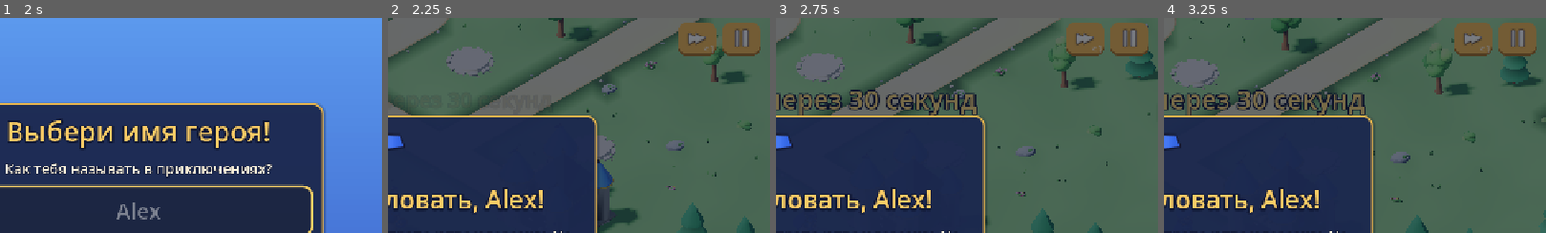
Above: before the commit, frames 1-4 (left to right).
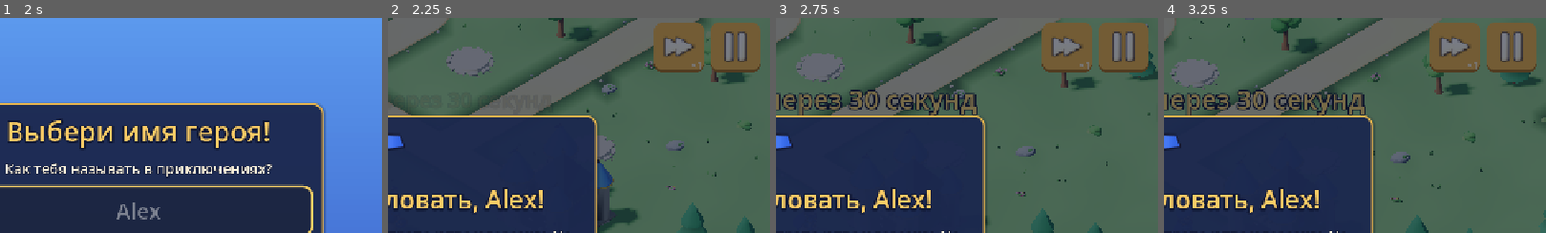
Above: after the commit, the same moments.

Repository: glebanya13/tinyguard
Game: Godot game, scene res://scenes/boot.tscn
The game is run twice, just before and just after one commit, with the same random seed, the same clock (stepped at 60 frames per second) and the same inputs.
Inputs (mouse positions are % of the whole screen's width and height, from its top left):
- Up to frame 1 (2 s): click (68, 45) at 0.52 s; type "Alex" at 0.6 s; click "Вперёд!" at 1.25 s
- Up to frame 2 (2.25 s): tap Enter at 2 s; move the mouse to (72, 45) at 2.02 s; hold D (move_right) from 2.03 s (still down); tap Space (attack) at 2.1 s; click (72, 45) at 2.17 s
- Up to frame 3 (2.75 s): keep holding D (move_right)
- Up to frame 4 (3.25 s): release D (move_right) at 2.75 s; drag from (30, 55) to (45, 70) at 2.77 s
The pictures show only the part of the screen within x 50-100%, y 0-50%; the shares and areas given below are measured in that part.

Frame 1 is identical in both runs. In frame 2, 4.7% of the frame differs, in the area x 69-98%, y 2-26%; in frame 3, 4.7%; in frame 4, 4.7%.

Commit message:
UI: touch targets of HUD and map buttons raised to 84 canvas px (48 dp); tools/measure_buttons.gd
Co-Authored-By: Claude Sonnet 5.5 <noreply@anthropic.com>

Diff:
--- a/scenes/level_select.tscn
+++ b/scenes/level_select.tscn
@@ -122,7 +122,7 @@
 text = "0 / 24"
 
 [node name="TreasuryButton" type="Button" parent="UI/Root/TopRight"]
-custom_minimum_size = Vector2(170, 60)
+custom_minimum_size = Vector2(170, 84)
 layout_mode = 2
 focus_mode = 0
 theme_override_constants/icon_max_width = 44
@@ -143,7 +143,7 @@
 
 [node name="RecordsButton" type="Button" parent="UI/Root/TopRight"]
 visible = false
-custom_minimum_size = Vector2(170, 60)
+custom_minimum_size = Vector2(170, 84)
 layout_mode = 2
 focus_mode = 0
 theme_override_constants/icon_max_width = 40
@@ -151,7 +151,7 @@
 icon = ExtResource("i_crown")
 
 [node name="SoundButton" type="Button" parent="UI/Root/TopRight"]
-custom_minimum_size = Vector2(64, 60)
+custom_minimum_size = Vector2(84, 84)
 layout_mode = 2
 focus_mode = 0
 theme_override_constants/icon_max_width = 40
@@ -221,14 +221,14 @@
 alignment = 1
 
 [node name="PlayButton" type="Button" parent="UI/Root/Info/Content/Buttons"]
-custom_minimum_size = Vector2(240, 64)
+custom_minimum_size = Vector2(240, 84)
 layout_mode = 2
 focus_mode = 0
 text = "Играть"
 icon = ExtResource("i_play")
 
 [node name="EndlessButton" type="Button" parent="UI/Root/Info/Content/Buttons"]
-custom_minimum_size = Vector2(300, 64)
+custom_minimum_size = Vector2(300, 84)
 layout_mode = 2
 focus_mode = 0
 theme_type_variation = &"SecondaryButton"
@@ -276,7 +276,7 @@
 theme_override_constants/separation = 12
 
 [node name="Icon" type="TextureRect" parent="UI/Root/Treasury/Panel/Content/Header"]
-custom_minimum_size = Vector2(64, 64)
+custom_minimum_size = Vector2(48, 48)
 layout_mode = 2
 mouse_filter = 2
 texture = ExtResource("i_chest")
@@ -333,7 +333,7 @@
 alignment = 1
 
 [node name="ResetButton" type="Button" parent="UI/Root/Treasury/Panel/Content/Footer"]
-custom_minimum_size = Vector2(260, 58)
+custom_minimum_size = Vector2(260, 84)
 layout_mode = 2
 focus_mode = 0
 theme_type_variation = &"SecondaryButton"
@@ -341,7 +341,7 @@
 text = "Вернуть звёзды"
 
 [node name="CloseButton" type="Button" parent="UI/Root/Treasury/Panel/Content/Footer"]
-custom_minimum_size = Vector2(220, 58)
+custom_minimum_size = Vector2(220, 84)
 layout_mode = 2
 focus_mode = 0
 text = "Готово"
--- a/scripts/level_select.gd
+++ b/scripts/level_select.gd
@@ -217,7 +217,7 @@
 	box.add_child(effect)
 	var buy := Button.new()
 	buy.focus_mode = Control.FOCUS_NONE
-	buy.custom_minimum_size = Vector2(0, 50)
+	buy.custom_minimum_size = Vector2(0, 84)
 	buy.add_theme_font_size_override("font_size", 20)
 	var cost: int = Perks.next_cost(perk)
 	if cost < 0:
@@ -297,7 +297,7 @@
 		var button := Button.new()
 		button.text = spec[0]
 		button.focus_mode = Control.FOCUS_NONE
-		button.custom_minimum_size = Vector2(180, 56)
+		button.custom_minimum_size = Vector2(180, 84)
 		if spec[2]:
 			button.theme_type_variation = &"SecondaryButton"
 		button.pressed.connect(spec[1])
@@ -334,7 +334,7 @@
 ## Profile button, sync status line and the account panel (scripts/account_panel.gd).
 func _build_account_ui() -> void:
 	var button := Button.new()
-	button.custom_minimum_size = Vector2(64, 60)
+	button.custom_minimum_size = Vector2(84, 84)
 	button.focus_mode = Control.FOCUS_NONE
 	button.icon = PROFILE_ICON
 	button.icon_alignment = HORIZONTAL_ALIGNMENT_CENTER
--- /dev/null
+++ b/tools/measure_buttons.gd
@@ -0,0 +1,76 @@
+extends SceneTree
+## Lists visible buttons smaller than 48 dp (84 canvas px = 48 dp on a 1080p, 420 dpi phone;
+## canvas height 720) on the map, a level with a selected tower and the tutorial.
+## Needs a window: godot --path . --rendering-driver opengl3 --resolution 2160x1080 \
+##   --script res://tools/measure_buttons.gd
+
+const MIN_SIDE := 84.0
+
+
+func _initialize() -> void:
+	LevelCatalog.save_path = "user://measure_buttons.cfg"
+	LevelCatalog.erase_all()
+	Onboarding.set_local_nickname("Тест", "тест", false)
+	for id in [1, 2, 3]:
+		LevelCatalog.complete(id, 3)
+	_run.call_deferred()
+
+
+func _run() -> void:
+	LevelCatalog.selected_id = 3
+	change_scene_to_file("res://scenes/level_select.tscn")
+	await _frames(30)
+	_report("map")
+	current_scene.call("_open_treasury")
+	await _frames(10)
+	_report("treasury")
+	var main: Node = (load("res://scenes/main.tscn") as PackedScene).instantiate()
+	main.get_node("HUD").set("_touch", true)
+	root.remove_child(current_scene)
+	root.add_child(main)
+	current_scene = main
+	await _frames(10)
+	var gs: GameState = main.get_node("GameState")
+	var bm: BuildManager = main.get_node("BuildManager")
+	gs.add_gold(500)
+	gs.add_wood(500)
+	var slot: TowerSlot = get_nodes_in_group(TowerSlot.GROUP)[0]
+	bm.select_slot(slot)
+	await _frames(10)
+	_report("level, free slot")
+	bm.build_on(slot, bm.tower_types[0])
+	bm.clear_selection()
+	bm.select_slot(slot)
+	await _frames(10)
+	_report("level, tower selected")
+	main.get_node("HUD").call("show_pause_menu")
+	await _frames(10)
+	_report("level, pause menu")
+	quit()
+
+
+func _frames(n: int) -> void:
+	for i in n:
+		await process_frame
+
+
+func _report(label: String) -> void:
+	var scale: float = float(DisplayServer.window_get_size().y) / 720.0
+	print("== %s (window %s)" % [label, DisplayServer.window_get_size()])
+	var small: int = 0
+	for node: Node in _all(root):
+		var button := node as BaseButton
+		if button == null or not button.is_visible_in_tree():
+			continue
+		var r: Rect2 = button.get_global_rect()
+		if r.size.x < MIN_SIDE or r.size.y < MIN_SIDE:
+			small += 1
+			print("  small %s %s canvas px" % [button.get_path(), r.size.round()])
+	print("  small buttons: %d (1 canvas px = %.2f window px)" % [small, scale])
+
+
+func _all(node: Node) -> Array[Node]:
+	var out: Array[Node] = [node]
+	for child in node.get_children():
+		out.append_array(_all(child))
+	return out
--- /dev/null
+++ b/tools/shot_store.gd
@@ -0,0 +1,226 @@
+extends SceneTree
+## Google Play screenshots: real game scenes on a desktop window, deterministic
+## (--fixed-fps 60, fixed levels/towers/frames). Needs a window, not --headless:
+## godot --path . --rendering-driver opengl3 --fixed-fps 60 --resolution 1920x1080 \
+##   --script res://tools/shot_store.gd
+## Env: SHOT_DIR (default assets/store), SHOT_PREFIX (default "shot"),
+## SHOT_ONLY (comma list of shot names). The HUD is built in its phone layout.
+
+const SAVE := "user://shot_store_progress.cfg"
+const SESSION := "user://shot_store_session.dat"
+const MAIN_SCENE := "res://scenes/main.tscn"
+## Tower types by BuildManager.tower_types index, in slot order.
+const PLAN := [0, 1, 2, 3, 1, 0, 2, 3, 1]
+
+var _dir: String = ""
+var _prefix: String = "shot"
+var _only: PackedStringArray = []
+var _index: int = 0
+
+
+func _initialize() -> void:
+	LevelCatalog.save_path = SAVE
+	SessionStore.path = SESSION
+	LevelCatalog.erase_all()
+	SessionStore.clear()
+	_dir = OS.get_environment("SHOT_DIR")
+	if _dir == "":
+		_dir = ProjectSettings.globalize_path("res://assets/store")
+	DirAccess.make_dir_recursive_absolute(_dir)
+	if OS.get_environment("SHOT_PREFIX") != "":
+		_prefix = OS.get_environment("SHOT_PREFIX")
+	if OS.get_environment("SHOT_ONLY") != "":
+		_only = OS.get_environment("SHOT_ONLY").split(",")
+	_run.call_deferred()
+
+
+func _run() -> void:
+	var online: Node = root.get_node("Online")
+	online.setup("", "", HttpTransport.new())
+	Onboarding.set_local_nickname("Сэр Ёжик", "сэр ёжик", false)
+	for id in [1, 2, 3, 4]:
+		LevelCatalog.complete(id, [3, 2, 3, 3][id - 1])
+	LevelCatalog.complete(5, 1)
+
+	await _map_shot()
+	await _battle("level_1_valley", 1, 6, 6)
+	await _battle("level_4_snow", 4, 6, 6)
+	await _battle("level_5_autumn", 5, 6, 6)
+	await _battle("level_6_desert", 6, 6, 6, true)
+	await _upgrade_shot()
+	await _tutorial_shot()
+	await _treasury_shot()
+	await _profile_shot()
+	LevelCatalog.erase_all()
+	SessionStore.clear()
+	quit()
+
+
+func _frames(n: int) -> void:
+	for i in n:
+		await process_frame
+
+
+func _want(name: String) -> bool:
+	return _only.is_empty() or name in _only
+
+
+func _shot(name: String) -> void:
+	await RenderingServer.frame_post_draw
+	_index += 1
+	var path: String = _dir.path_join("%s_%02d_%s.png" % [_prefix, _index, name])
+	var img: Image = root.get_texture().get_image()
+	img.convert(Image.FORMAT_RGB8)
+	img.save_png(path)
+	print("saved ", path, " ", img.get_width(), "x", img.get_height())
+
+
+func _swap_scene(scene: Node) -> void:
+	if current_scene:
+		var old: Node = current_scene
+		root.remove_child(old)
+		old.free()
+	root.add_child(scene)
+	current_scene = scene
+	paused = false
+
+
+func _map_shot() -> void:
+	if not _want("map"):
+		_index += 1
+		return
+	LevelCatalog.selected_id = 5
+	change_scene_to_file("res://scenes/level_select.tscn")
+	await _frames(60)
+	await _shot("map")
+
+
+## Loads a level with its HUD in the phone layout.
+func _load_level(id: int) -> Node:
+	LevelCatalog.selected_id = id
+	LevelCatalog.endless = false
+	LevelCatalog.tutorial = false
+	var main: Node = (load(MAIN_SCENE) as PackedScene).instantiate()
+	main.get_node("HUD").set("_touch", true)
+	_swap_scene(main)
+	return main
+
+
+## Enemy kinds (resources/enemies/*.tres) that walk in the battle shots.
+const CROWD := ["slime", "slime_fast", "slime_tank", "slime_bat", "slime", "slime_shield"]
+const CAMERA_SIZE := 11.5
+
+
+## Towers on the slots nearest to the fight, enemies strung along the route past
+## them, the hero beside the towers. Returns the slots, nearest first.
+func _stage(
+	main: Node, towers: int, upgrades: int, crowd: int, progress_ratio: float
+) -> Array:
+	var gs: GameState = main.get_node("GameState")
+	var wm: WaveManager = main.get_node("WaveManager")
+	var bm: BuildManager = main.get_node("BuildManager")
+	var hero: Hero = main.get_node("Level/Hero")
+	var cam: CameraFollow = main.get_node("Camera")
+	var route: Curve3D = wm.get_paths()[0].curve
+	var focus: Vector3 = route.sample_baked(route.get_baked_length() * progress_ratio)
+	var slots: Array = get_nodes_in_group(TowerSlot.GROUP)
+	slots.sort_custom(
+		func(a: Node3D, b: Node3D) -> bool:
+			return a.global_position.distance_to(focus) < b.global_position.distance_to(focus)
+	)
+	gs.add_gold(2000)
+	gs.add_wood(2000)
+	for i in mini(towers, slots.size()):
+		bm.build_on(slots[i], bm.tower_types[PLAN[i % PLAN.size()]])
+	for i in upgrades:
+		bm.upgrade(slots[i])
+	wm.start_next_wave()
+	hero.global_position = (slots[0] as Node3D).global_position + Vector3(1.3, 0.0, 1.8)
+	cam.size = CAMERA_SIZE
+	cam.snap()
+	gs.add_gold(-gs.gold + 120)
+	gs.add_wood(-gs.wood + 85)
+	# The wave banner is gone by now; the crowd walks in the middle of the towers.
+	await _frames(240)
+	for i in crowd:
+		var data: EnemyData = load("res://resources/enemies/%s.tres" % CROWD[i % CROWD.size()])
+		var at: float = route.get_baked_length() * progress_ratio - 5.0 + i * 1.6
+		wm.spawn_extra(data, 1.0, at, 1, wm.get_paths()[0])
+	return slots
+
+
+func _battle(name: String, id: int, towers: int, crowd: int, hero_fight: bool = false) -> void:
+	if not _want(name):
+		_index += 1
+		return
+	var main: Node = _load_level(id)
+	await _frames(10)
+	var hero: Hero = main.get_node("Level/Hero")
+	await _stage(main, towers, 2, crowd, 0.5)
+	main.get_node("BuildManager").clear_selection()
+	await _frames(100)
+	if hero_fight:
+		hero.try_attack()
+		await _frames(6)
+	await _shot(name)
+
+
+func _upgrade_shot() -> void:
+	if not _want("upgrade"):
+		_index += 1
+		return
+	var main: Node = _load_level(3)
+	await _frames(10)
+	var slots: Array = await _stage(main, 6, 1, 4, 0.45)
+	await _frames(80)
+	main.get_node("BuildManager").select_slot(slots[2])
+	await _frames(20)
+	await _shot("upgrade")
+
+
+func _tutorial_shot() -> void:
+	if not _want("tutorial"):
+		_index += 1
+		return
+	LevelCatalog.erase_all()
+	Onboarding.set_local_nickname("Сэр Ёжик", "сэр ёжик", false)
+	Onboarding.start_tutorial(self)
+	await _frames(60)
+	var tutorial: Tutorial = current_scene.get_node("Tutorial")
+	await create_timer(0.6).timeout
+	tutorial.press_primary()
+	await _frames(240)
+	await _shot("tutorial")
+
+
+func _treasury_shot() -> void:
+	if not _want("treasury"):
+		_index += 1
+		return
+	LevelCatalog.erase_all()
+	for id in [1, 2, 3, 4, 5]:
+		LevelCatalog.complete(id, [3, 2, 3, 3, 2][id - 1])
+	LevelCatalog.selected_id = 4
+	change_scene_to_file(Onboarding.MAP_SCENE)
+	await _frames(60)
+	current_scene.call("_open_treasury")
+	await _frames(20)
+	await _shot("treasury")
+
+
+## The offline profile panel: only on request (SHOT_ONLY=profile), it is plain.
+func _profile_shot() -> void:
+	if not _only.has("profile"):
+		return
+	LevelCatalog.erase_all()
+	for id in [1, 2, 3]:
+		LevelCatalog.complete(id, 3)
+	LevelCatalog.tutorial = false
+	paused = false
+	Onboarding.set_local_nickname("Сэр Ёжик", "сэр ёжик", false)
+	Onboarding.complete_tutorial()
+	change_scene_to_file(Onboarding.MAP_SCENE)
+	await _frames(60)
+	current_scene.get("_account").open()
+	await _frames(15)
+	await _shot("profile")
--- a/ui/hud.tscn
+++ b/ui/hud.tscn
@@ -225,7 +225,7 @@
 alignment = 2
 
 [node name="SpeedButton" type="Button" parent="Root/TopRight"]
-custom_minimum_size = Vector2(64, 56)
+custom_minimum_size = Vector2(84, 84)
 layout_mode = 2
 focus_mode = 0
 theme_override_font_sizes/font_size = 22
@@ -264,7 +264,7 @@
 horizontal_alignment = 2
 
 [node name="PauseButton" type="Button" parent="Root/TopRight"]
-custom_minimum_size = Vector2(64, 56)
+custom_minimum_size = Vector2(84, 84)
 layout_mode = 2
 focus_mode = 0
 
@@ -562,7 +562,7 @@
 
 [node name="ContinueButton" type="Button" parent="Root/EndScreen/EndPanel/Content"]
 process_mode = 3
-custom_minimum_size = Vector2(300, 70)
+custom_minimum_size = Vector2(300, 84)
 layout_mode = 2
 size_flags_horizontal = 4
 text = "Продолжить"
@@ -570,7 +570,7 @@
 
 [node name="ForgeButton" type="Button" parent="Root/EndScreen/EndPanel/Content"]
 process_mode = 3
-custom_minimum_size = Vector2(300, 56)
+custom_minimum_size = Vector2(300, 84)
 layout_mode = 2
 size_flags_horizontal = 4
 theme_type_variation = &"SecondaryButton"
@@ -579,7 +579,7 @@
 
 [node name="SoundButton" type="Button" parent="Root/EndScreen/EndPanel/Content"]
 process_mode = 3
-custom_minimum_size = Vector2(300, 56)
+custom_minimum_size = Vector2(300, 84)
 layout_mode = 2
 size_flags_horizontal = 4
 theme_type_variation = &"SecondaryButton"
@@ -588,7 +588,7 @@
 
 [node name="RestartButton" type="Button" parent="Root/EndScreen/EndPanel/Content"]
 process_mode = 3
-custom_minimum_size = Vector2(300, 70)
+custom_minimum_size = Vector2(300, 84)
 layout_mode = 2
 size_flags_horizontal = 4
 text = "Играть заново"
@@ -596,7 +596,7 @@
 
 [node name="MapButton" type="Button" parent="Root/EndScreen/EndPanel/Content"]
 process_mode = 3
-custom_minimum_size = Vector2(300, 64)
+custom_minimum_size = Vector2(300, 84)
 layout_mode = 2
 size_flags_horizontal = 4
 theme_type_variation = &"SecondaryButton"
Not shown, added: tools/shot_store.gd.uid
